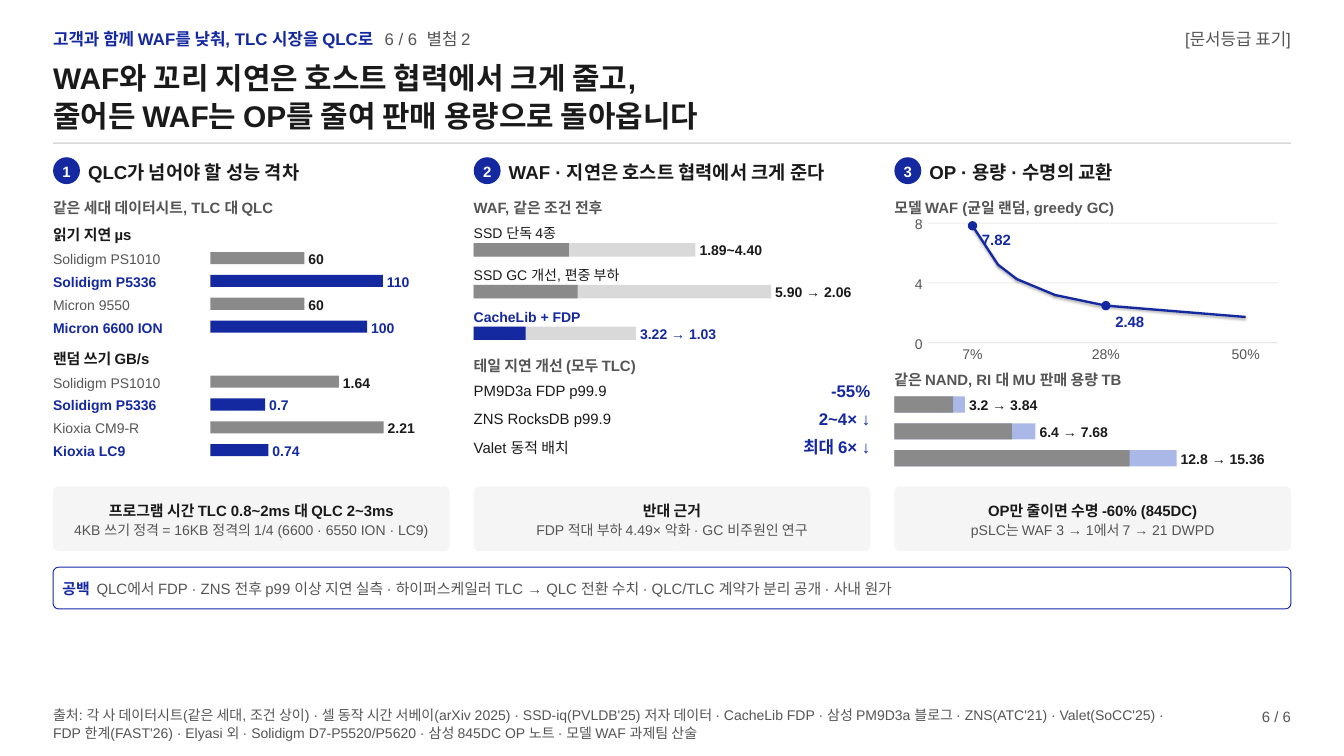
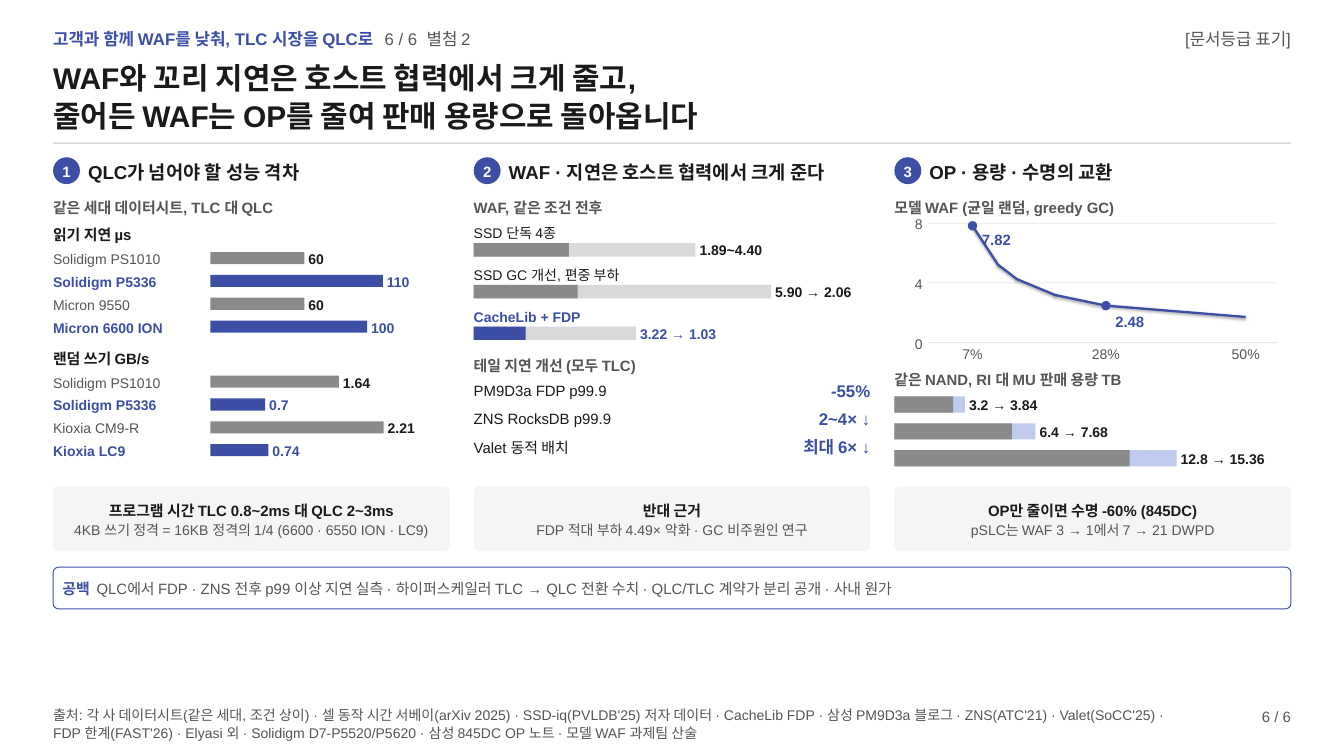
Before and after one commit to k31001/action-learning, a slide deck: slide 6 of dashboard/public/presentations/qlc-tlc-market-entry.pptx. Drawn at 1344x756 pixels with LibreOffice and Linux fonts; fonts in the diff are those of the drawing. Boxes give left, top, right and bottom in pixels: in the first picture for what was removed or moved away, otherwise in the second. Text is boxed around its words. In the diff, an @@ line names an element or a change of style, - is before the commit and + after.

```diff
--- a/dashboard/public/presentations/qlc-tlc-market-entry.pptx
+++ b/dashboard/public/presentations/qlc-tlc-market-entry.pptx
@@ text "고객과 함께 WAF를 낮춰, TLC ..." at (x1=53, y1=31, x2=470, y2=49): text colour #1428A0 to #3C4FA5 in "고객과 함께 WAF를 낮춰, TLC 시장을 QLC로" @@
@@ line (972, 226) - (998, 265): stroke #1428A0 2.5 pt to #3C4FA5 2.5 pt @@
@@ line (998, 265) - (1017, 279): stroke #1428A0 2.5 pt to #3C4FA5 2.5 pt @@
@@ line (1017, 279) - (1055, 295): stroke #1428A0 2.5 pt to #3C4FA5 2.5 pt @@
@@ line (1055, 295) - (1106, 306): stroke #1428A0 2.5 pt to #3C4FA5 2.5 pt @@
@@ fill #1428A0 to #3C4FA5 in 10 elements at (x1=53, y1=157, x2=80, y2=184), (x1=210, y1=275, x2=383, y2=287), (x1=210, y1=321, x2=367, y2=333), (x1=210, y1=398, x2=265, y2=411), (x1=210, y1=444, x2=268, y2=456), (x1=474, y1=157, x2=501, y2=184), (x1=474, y1=327, x2=526, y2=340), (x1=894, y1=157, x2=921, y2=184), (x1=968, y1=221, x2=977, y2=230), (x1=1101, y1=301, x2=1111, y2=310) @@
@@ line (1106, 306) - (1246, 317): stroke #1428A0 2.5 pt to #3C4FA5 2.5 pt @@
@@ text colour #1428A0 to #3C4FA5 in 15 elements at (x1=53, y1=277, x2=156, y2=290), (x1=387, y1=277, x2=410, y2=287), (x1=53, y1=323, x2=163, y2=333), (x1=371, y1=323, x2=394, y2=333), (x1=53, y1=400, x2=156, y2=413), (x1=269, y1=400, x2=288, y2=410), (x1=53, y1=446, x2=125, y2=456), (x1=272, y1=446, x2=299, y2=456), (x1=474, y1=312, x2=581, y2=322), (x1=640, y1=329, x2=716, y2=339), (x1=831, y1=385, x2=870, y2=397), (x1=819, y1=413, x2=857, y2=425), (x1=803, y1=439, x2=857, y2=455), (x1=982, y1=234, x2=1011, y2=249), (x1=1115, y1=316, x2=1144, y2=327) @@
@@ fill #AAB8E8 to #C0CAEC in 3 elements at (x1=894, y1=396, x2=965, y2=413), (x1=894, y1=423, x2=1036, y2=439), (x1=894, y1=450, x2=1177, y2=466) @@
@@ rounded rectangle at (x1=53, y1=567, x2=1291, y2=609): outline #1428A0 1 pt to #3C4FA5 1 pt @@
@@ text "공백 QLC에서 FDP · ZNS ..." at (x1=62, y1=581, x2=892, y2=597): text colour #1428A0 to #3C4FA5 in "공백" @@
```
Also in this commit, not shown: 5 other slides changed, 30 other files.
